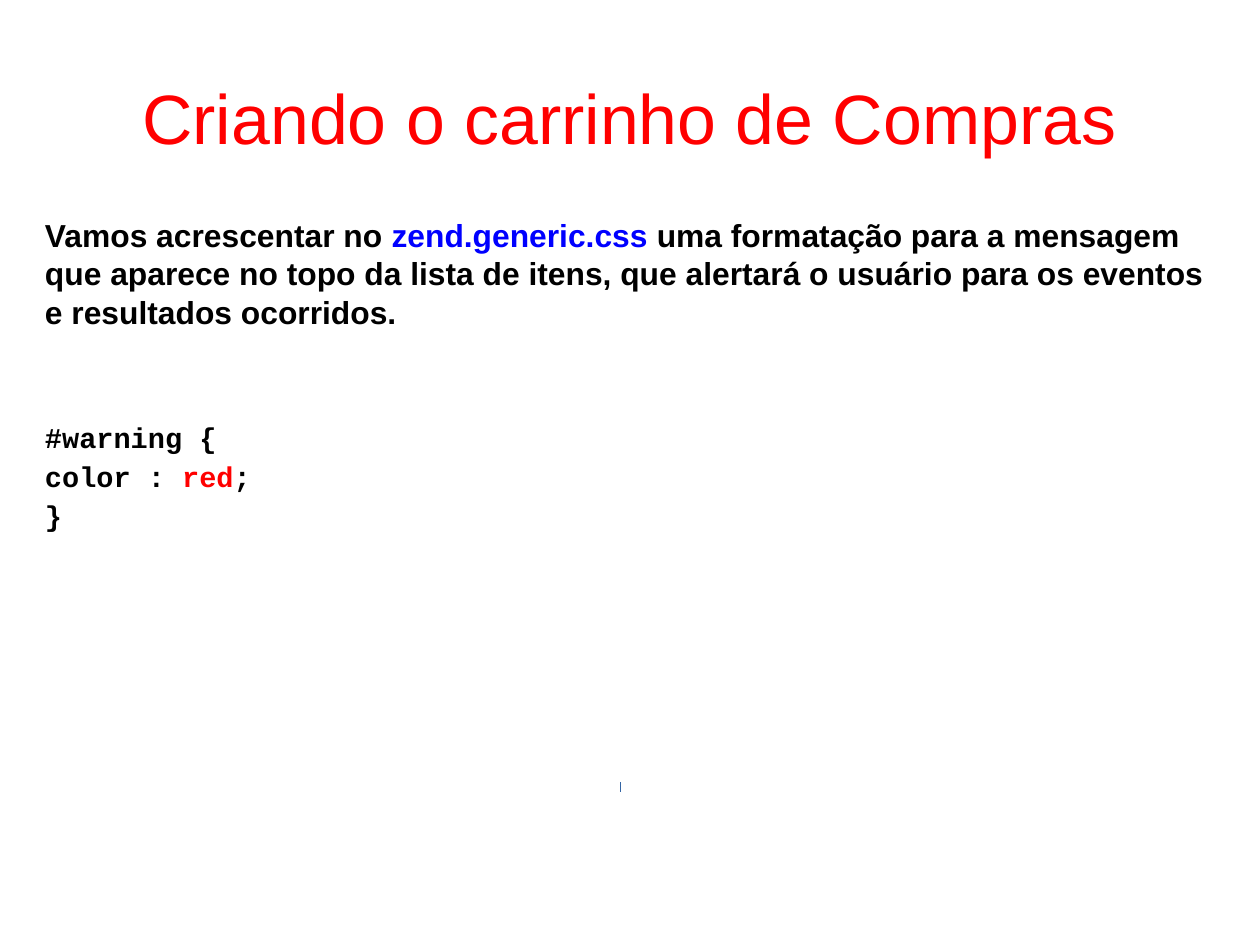
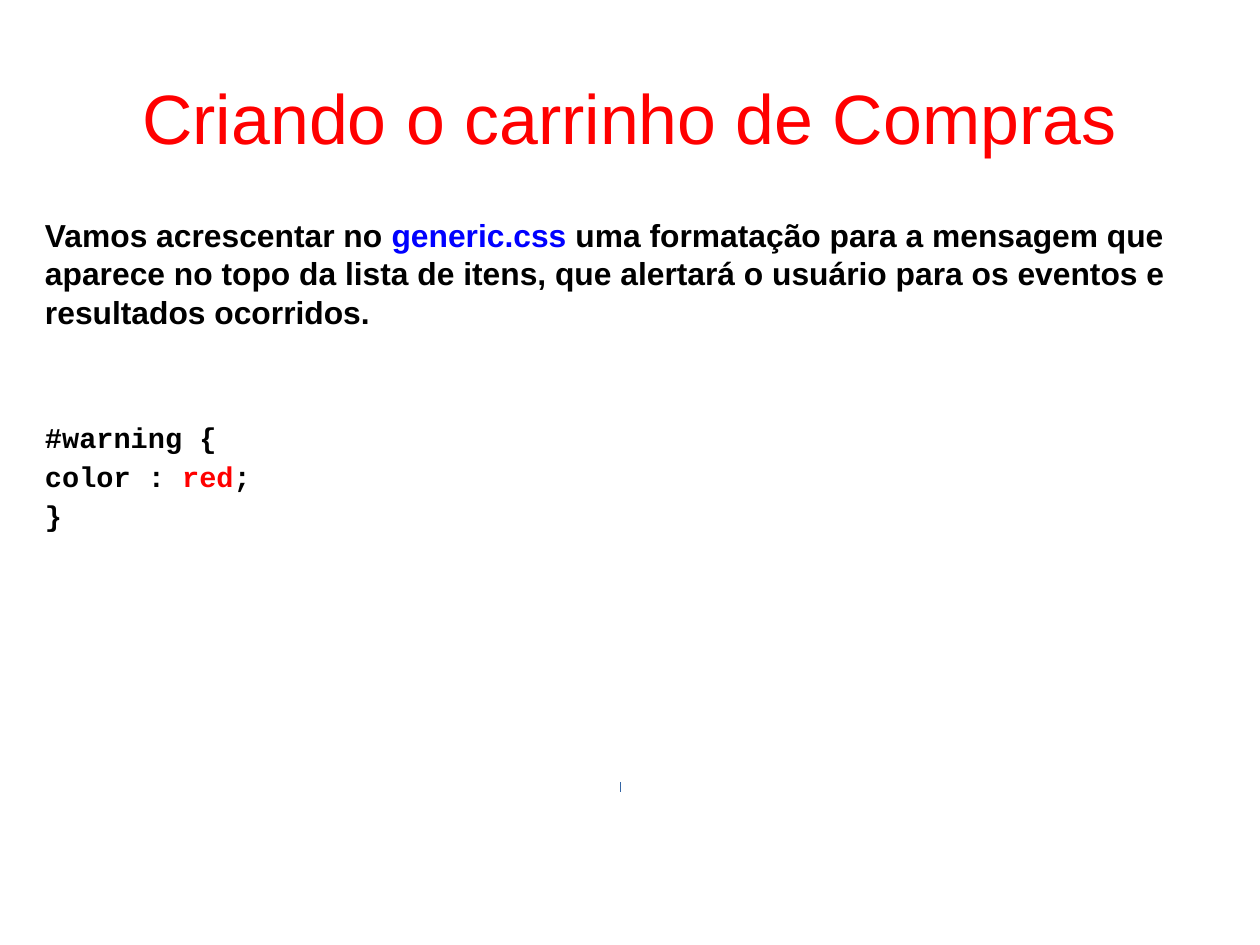
Before and after one commit to fgsl/lojasacme, a slide deck: slide 86 of docs/tutorial.odp. Drawn at 1260x945 pixels with LibreOffice and Linux fonts; fonts in the diff are those of the drawing. Boxes give left, top, right and bottom in pixels: in the first picture for what was removed or moved away, otherwise in the second. Text is boxed around its words. In the diff, an @@ line names an element or a change of style, - is before the commit and + after.

Commit message:
Corrigir nome do arquivo CSS no tutorial #17

```diff
--- a/docs/tutorial.odp
+++ b/docs/tutorial.odp
@@ text at (45,224,1164,325): text changed @@
-Vamos acrescentar no zend.generic.css uma formatação para a mensagem que aparece no topo da lista de itens, que alertará o usuário para os eventos e resultados ocorridos.
+Vamos acrescentar no generic.css uma formatação para a mensagem que aparece no topo da lista de itens, que alertará o usuário para os eventos e resultados ocorridos.
```
